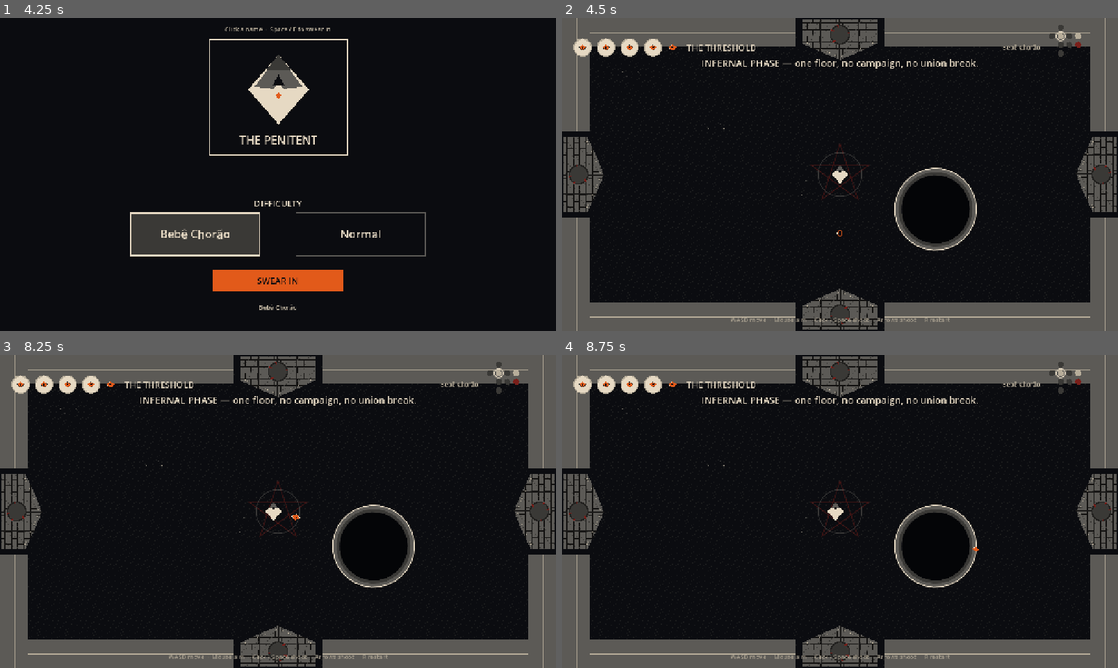
Above: before the commit, frames 1-4 (two rows, left to right).
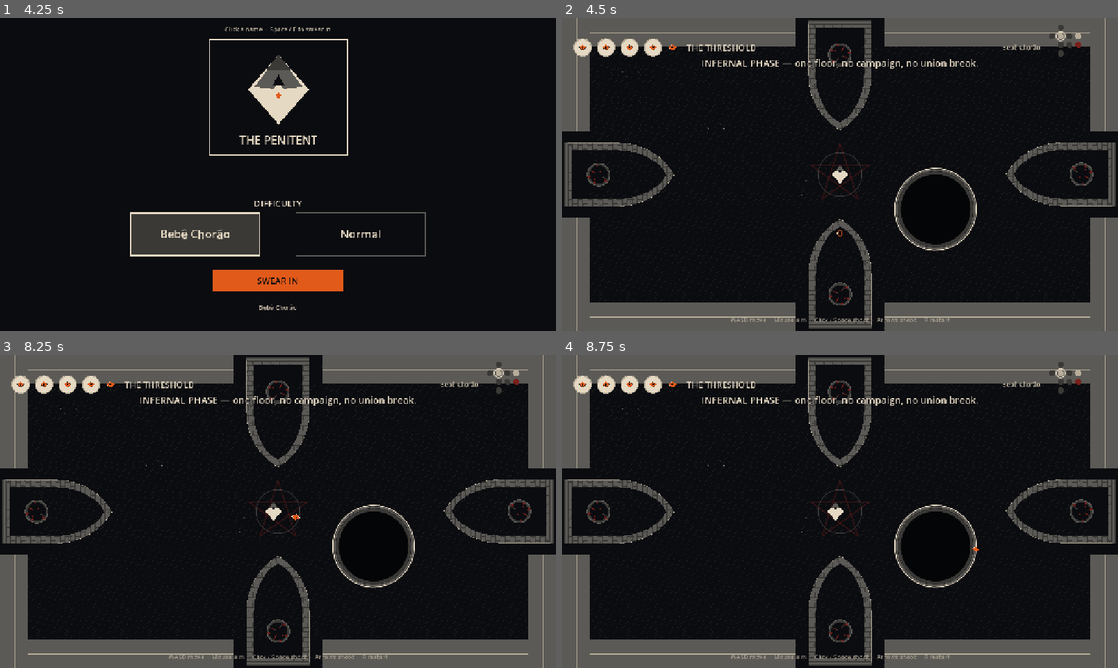
Above: after the commit, the same moments.

Repository: camiloprado/InfernalPhase
Game: Godot game, scene res://scenes/floor.tscn
The game is run twice, just before and just after one commit, with the same random seed, the same clock (stepped at 60 frames per second) and the same inputs.
Inputs (mouse positions are in pixels of both pictures, inside the frame that each line leads up to):
- Up to frame 1 (4.25 s): click "Normal" at 0.5 s; click "Normal" at 1.25 s; click "Caim" at 2 s; click "Lilith" at 2.75 s; click "Bebê Chorão" at 3.5 s
- Up to frame 2 (4.5 s): click "SWEAR IN" at 4.25 s
- Up to frame 3 (8.25 s): tap Enter at 5 s; move the mouse to (400, 495) at 5.02 s; hold D (move_right) 5.03-5.78 s; tap Down (aim_down) at 5.1 s; click (400, 495) at 5.17 s; tap A (move_left) every 0.75 s from 5.75 to 8 s; move the mouse to (166, 527) at 5.77 s; hold S (move_down) 5.78-6.53 s; tap Left (aim_left) at 5.85 s; click (166, 527) at 5.92 s; move the mouse to (333, 442) at 6.52 s; hold D (move_right) 6.53-7.28 s; tap Right (aim_right) at 6.6 s; click (333, 442) at 6.67 s; move the mouse to (250, 574) at 7.27 s; hold W (move_up) 7.28-8.03 s; tap Up (aim_up) at 7.35 s; click (250, 574) at 7.42 s; move the mouse to (444, 558) at 8.02 s; hold A (move_left) from 8.03 s (still down); hold E (interact) from 8.03 s (still down); click (444, 558) at 8.17 s
- Up to frame 4 (8.75 s): keep holding A (move_left); keep holding E (interact)

Frame 1 is identical in both runs. In frame 2, 7.4% of the frame differs, in the area x 0-100%, y 0-100%; in frame 3, 7.4%; in frame 4, 7.4%.

Commit message:
Paint gothic seal doors, Bone HUD hearts, and a Void pit lip
Replace hell-pixel doors and the lava pit with Bone/Ash/Ember language:
portrait gothic frames (circular Ember / cracked seals), circular Bone HUD
seals, and a Void hole with a thin Ash/Bone lip. Floor fill and pit underlay
are Node2D so pit transparency composites onto Void, not checkerboard.

Diff:
--- a/scripts/floor.gd
+++ b/scripts/floor.gd
@@ -501,7 +501,7 @@
 
 
 func _qa_pit_still() -> void:
-	# Close plate: Void-deep disk + thick Ash rim + Bone hairline + player on the lip.
+	# Close plate: Void-deep mouth + thin Ash/Bone lip + player on the lip.
 	# Doors and HUD hidden so this cannot be read as a doors / hoop still.
 	var start: Room = rooms.get(Vector2i.ZERO)
 	if start == null or player == null or camera == null or not start.has_pit:
--- a/scripts/room.gd
+++ b/scripts/room.gd
@@ -13,9 +13,8 @@
 
 const DOOR_SHEET := "res://assets/sprites/doors.png"
 const ENV_SHEET := "res://assets/sprites/env.png"
-## Arch lip past the inner wall face. Depth on the wall axis is WALL + this (100px).
-## Inset from the gap ColorRect center toward the room is half of this (18px).
-## Flush wall-band lancet (384×192 cell → 200×100). No hallway throat.
+## Arch lip past the inner wall face. Fallback art uses WALL + this (100px).
+## Portrait sheet cells (384×512) scale uniformly to the 200px opening (~267px deep).
 const DOOR_REVEAL := 36.0
 
 var room_id: String = ""
@@ -149,12 +148,17 @@
 
 
 func _build_geometry() -> void:
-	var floor_r := ColorRect.new()
-	floor_r.color = _floor_color()
-	floor_r.size = size
-	floor_r.mouse_filter = Control.MOUSE_FILTER_IGNORE
-	floor_r.z_index = -8
-	add_child(floor_r)
+	# Node2D fill (not ColorRect) so pit PNG transparency composites onto Void
+	# instead of the viewport checkerboard. Same canvas as the pit Sprite2D.
+	var floor_n := Node2D.new()
+	floor_n.name = "FloorFill"
+	floor_n.z_index = -8
+	var floor_col := _floor_color()
+	floor_n.draw.connect(func () -> void:
+		floor_n.draw_rect(Rect2(Vector2.ZERO, size), floor_col)
+	)
+	add_child(floor_n)
+	floor_n.queue_redraw()
 	var floor_tex := Sprites.cell(ENV_SHEET, 3, 5, 0, theme)
 	if floor_tex:
 		var tiled := TextureRect.new()
@@ -165,7 +169,7 @@
 		tiled.size = size
 		tiled.mouse_filter = Control.MOUSE_FILTER_IGNORE
 		tiled.modulate = Color(1, 1, 1, 0.35)
-		floor_r.add_child(tiled)
+		floor_n.add_child(tiled)
 	_scatter_decals()
 
 	var grid_n := Node2D.new()
@@ -388,8 +392,8 @@
 
 
 func _door_atlas(k: Kind, blocked: bool) -> AtlasTexture:
-	# Full landscape cell (not used-rect crop) so the circular seal stays circular
-	# when scaled onto the 200×92 wall band.
+	# Full portrait cell (not used-rect crop) so the circular seal stays circular
+	# when scaled uniformly onto the 200px opening.
 	return Sprites.cell(DOOR_SHEET, 4, 2, _door_col(k), 1 if blocked else 0)
 
 
@@ -455,13 +459,14 @@
 	spr.rotation = _door_rotation(dir)
 	var cell := atlas.region.size
 	var opening := maxf(rect.size.x, rect.size.y)
-	var depth := Game.WALL + DOOR_REVEAL
-	# Uniform scale: 200×100 slot on a 384×192 cell (~0.521). Circles stay circles.
-	spr.scale = Vector2(
-		opening / maxf(cell.x, 1.0),
-		depth / maxf(cell.y, 1.0)
-	)
-	spr.position = rect.position + rect.size * 0.5 + _door_inward(dir) * (DOOR_REVEAL * 0.5)
+	# Uniform scale from cell width → 200px opening. Portrait 384×512 becomes
+	# ~200×267 and sits on the wall: outer face flush, crown into the room.
+	var along := opening / maxf(cell.x, 1.0)
+	spr.scale = Vector2(along, along)
+	spr.position = rect.position + rect.size * 0.5
+	var depth := cell.y * along
+	var inset := maxf(depth * 0.5 - Game.WALL * 0.5, 0.0)
+	spr.position += _door_inward(dir) * inset
 	spr.set_meta("gap", rect)
 	spr.set_meta("dir", dir)
 
@@ -483,8 +488,8 @@
 	art.position = rect.position + rect.size * 0.5
 	art.z_index = 3
 	art.visible = false
+	art.rotation = _door_rotation(dir)
 	art.position += _door_inward(dir) * (DOOR_REVEAL * 0.5)
-	art.set_meta("horiz", rect.size.x >= rect.size.y)
 	art.set_meta("blocked", false)
 	art.draw.connect(_draw_door.bind(art))
 	add_child(art)
@@ -506,33 +511,42 @@
 		if _door_art[dir] == node and neighbors.has(dir):
 			dest_kind = (neighbors[dir] as Room).kind
 			break
-	var heavy := dest_kind == Kind.START
-	var span := 96.0 if heavy else 88.0
-	var rise := 58.0 if heavy else 52.0
-	var pts := PackedVector2Array()
-	pts.append(Vector2(-span, 42.0))
-	pts.append(Vector2(-span, 4.0))
-	pts.append(Vector2(0.0, -rise))
-	pts.append(Vector2(span, 4.0))
-	pts.append(Vector2(span, 42.0))
-	# Masonry lancet + circular Ember / cracked seal. No Void hallway throat.
-	node.draw_colored_polygon(pts, Palette.ASH)
-	node.draw_polyline(pts, Palette.BONE_DIM, 2.0, true)
+	var heavy := dest_kind == Kind.START or dest_kind == Kind.BOSS
+	var span := 78.0 if heavy else 70.0
+	var rise := 118.0 if heavy else 104.0
+	var spring := 8.0
+	# Gothic frame (hollow) — stone ring + Bone inlay, not a filled gray slab.
+	var outer := PackedVector2Array()
+	outer.append(Vector2(-span, 52.0))
+	outer.append(Vector2(-span, spring))
+	outer.append(Vector2(0.0, -rise))
+	outer.append(Vector2(span, spring))
+	outer.append(Vector2(span, 52.0))
+	var inset := 16.0
+	var inner := PackedVector2Array()
+	inner.append(Vector2(-span + inset, 48.0))
+	inner.append(Vector2(-span + inset, spring + 6.0))
+	inner.append(Vector2(0.0, -rise + inset + 8.0))
+	inner.append(Vector2(span - inset, spring + 6.0))
+	inner.append(Vector2(span - inset, 48.0))
+	node.draw_colored_polygon(outer, Palette.ASH)
+	node.draw_colored_polygon(inner, Palette.VOID)
+	node.draw_polyline(outer, Palette.BONE_DIM, 2.0, true)
+	node.draw_polyline(inner, Palette.BONE, 2.0, true)
 	if heavy:
-		node.draw_line(Vector2(-span * 0.35, 36.0), Vector2(-span * 0.12, -rise * 0.35), Palette.BONE_DIM, 2.0)
-		node.draw_line(Vector2(span * 0.35, 36.0), Vector2(span * 0.12, -rise * 0.35), Palette.BONE_DIM, 2.0)
-	var seal_c := Vector2(0.0, 10.0)
-	var seal_r := 24.0 if heavy else 20.0
+		node.draw_line(Vector2(-span * 0.4, 44.0), Vector2(-span * 0.18, -rise * 0.35), Palette.BONE_DIM, 2.0)
+		node.draw_line(Vector2(span * 0.4, 44.0), Vector2(span * 0.18, -rise * 0.35), Palette.BONE_DIM, 2.0)
+	var seal_c := Vector2(0.0, 6.0)
+	var seal_r := 26.0 if heavy else 22.0
 	if blocked:
 		node.draw_circle(seal_c, seal_r + 2.0, Palette.ASH_MID)
 		node.draw_circle(seal_c, seal_r, Palette.EMBER)
 	else:
 		node.draw_circle(seal_c, seal_r + 2.0, Palette.ASH)
-		node.draw_circle(seal_c, seal_r, Palette.ASH_MID)
-		# Outer-band Wound faults — same circular seal, cracked, no Ember, no X.
+		node.draw_circle(seal_c, seal_r, Palette.VOID)
 		for a in [0.48, 1.22, 2.93, 5.45]:
 			var inward := Vector2.from_angle(a)
-			node.draw_line(seal_c + inward * (seal_r * 0.72), seal_c + inward * seal_r, Palette.WOUND, 2.0)
+			node.draw_line(seal_c + inward * (seal_r * 0.55), seal_c + inward * seal_r, Palette.WOUND, 2.0)
 
 
 func _set_door_blocked(dir: int, blocked: bool) -> void:
@@ -586,7 +600,16 @@
 	has_pit = true
 	pit_dest = dest
 	pit_center = size * 0.5 + Vector2(220, 80)
+	# Opaque Void disk under the sprite. The hell pit PNG had gray partial-alpha
+	# outside the crater (checkerboard leftover); a Node2D underlay + opaque
+	# mouth means transparency never punches through to the viewport.
+	var under := Node2D.new()
+	under.name = "PitUnderlay"
+	under.z_index = -6
+	under.position = pit_center
+	add_child(under)
 	var spr := Sprite2D.new()
+	spr.name = "PitSprite"
 	if ResourceLoader.exists(PIT_SHEET):
 		var loaded: Variant = ResourceLoader.load(PIT_SHEET)
 		if loaded is Texture2D:
@@ -594,21 +617,26 @@
 	spr.centered = true
 	spr.texture_filter = CanvasItem.TEXTURE_FILTER_NEAREST
 	spr.position = pit_center
-	spr.scale = Vector2(0.36, 0.36)
+	spr.scale = Vector2(0.30, 0.30)
 	spr.z_index = -5
 	add_child(spr)
-	# Sheet is 1024px at 0.36 scale (~369px). Trigger the Void-deep mouth.
-	pit_radius = 96.0
+	# 1024px sheet at 0.30 (~307px). Trigger the Void mouth, not the Ash lip.
+	pit_radius = 88.0
 	if spr.texture:
-		pit_radius = maxf(float(spr.texture.get_width()) * spr.scale.x * 0.28, 88.0)
+		pit_radius = maxf(float(spr.texture.get_width()) * spr.scale.x * 0.33, 80.0)
+	var mouth := pit_radius
+	under.draw.connect(func () -> void:
+		under.draw_circle(Vector2.ZERO, mouth, Palette.VOID_DEEP)
+	)
+	under.queue_redraw()
 	if spr.texture == null:
 		var hole := Node2D.new()
 		hole.z_index = -5
 		hole.position = pit_center
 		hole.draw.connect(func () -> void:
 			hole.draw_circle(Vector2.ZERO, 78.0, Palette.VOID_DEEP)
-			hole.draw_arc(Vector2.ZERO, 84.0, 0.0, TAU, 32, Palette.ASH_MID, 10.0, true)
-			hole.draw_arc(Vector2.ZERO, 90.0, 0.0, TAU, 32, Palette.ASH, 8.0, true)
+			hole.draw_arc(Vector2.ZERO, 84.0, 0.0, TAU, 32, Palette.ASH_MID, 6.0, true)
+			hole.draw_arc(Vector2.ZERO, 90.0, 0.0, TAU, 32, Palette.ASH, 4.0, true)
 			hole.draw_arc(Vector2.ZERO, 94.0, 0.0, TAU, 32, Palette.BONE, 2.0, true)
 		)
 		add_child(hole)
Binary file changed: assets/sprites/doors.png
Binary file changed: assets/sprites/hearts.png
Not shown, changed: LOOK-PASS-FIX.md
Not shown, changed: README.md
Not shown, changed: tools/gen_look_pass.py
